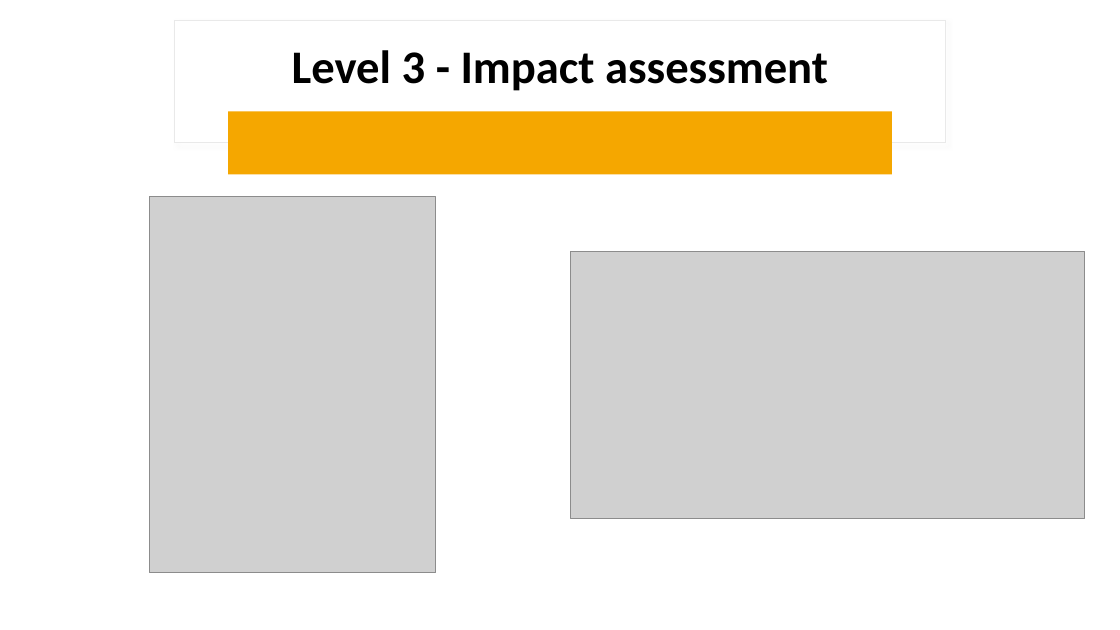
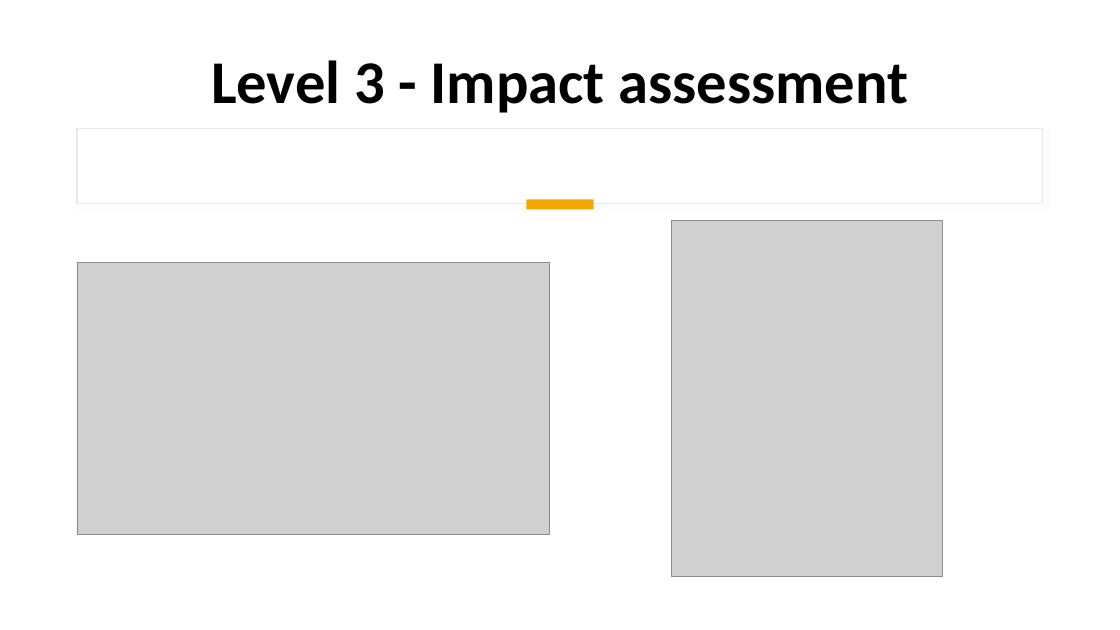
Before and after one commit to GustavoSchroeder/Assignment-Data-Prospection, a slide deck: slide 19 of Apresentação.pptx (slide 21 before the commit). Drawn at 1120x630 pixels with LibreOffice and Linux fonts; fonts in the diff are those of the drawing; grey boxes stand for pictures. Boxes give left, top, right and bottom in pixels: in the first picture for what was removed or moved away, otherwise in the second. Text is boxed around its words. In the diff, an @@ line names an element or a change of style, - is before the commit and + after.

```diff
--- a/Apresentação.pptx
+++ b/Apresentação.pptx
@@ title "Level 3 - Impact assessment": place and size @@
-title "Level 3 - Impact assessment" at bbox=[292, 50, 828, 91]
+title "Level 3 - Impact assessment" at bbox=[211, 60, 909, 113]
@@ title "Level 3 - Impact assessment" at bbox=[211, 60, 909, 113]: size 40 to 52 pt; vertical alignment middle to bottom @@
@@ rounded rectangle removed at bbox=[229, 111, 892, 174] @@
@@ rectangle: place and size @@
-rectangle at bbox=[175, 20, 945, 143]
+rectangle at bbox=[77, 129, 1044, 204]
@@ rectangle added at bbox=[527, 199, 594, 209], fill #F5A700 @@
@@ picture: place and size @@
-picture at bbox=[150, 197, 436, 573]
+picture at bbox=[671, 220, 943, 576]
@@ picture added at bbox=[77, 263, 549, 534] @@
@@ picture removed at bbox=[571, 251, 1085, 518] @@
```
Also in this commit, not shown: 6 other slides changed, 2 slides removed, 3 other files.
